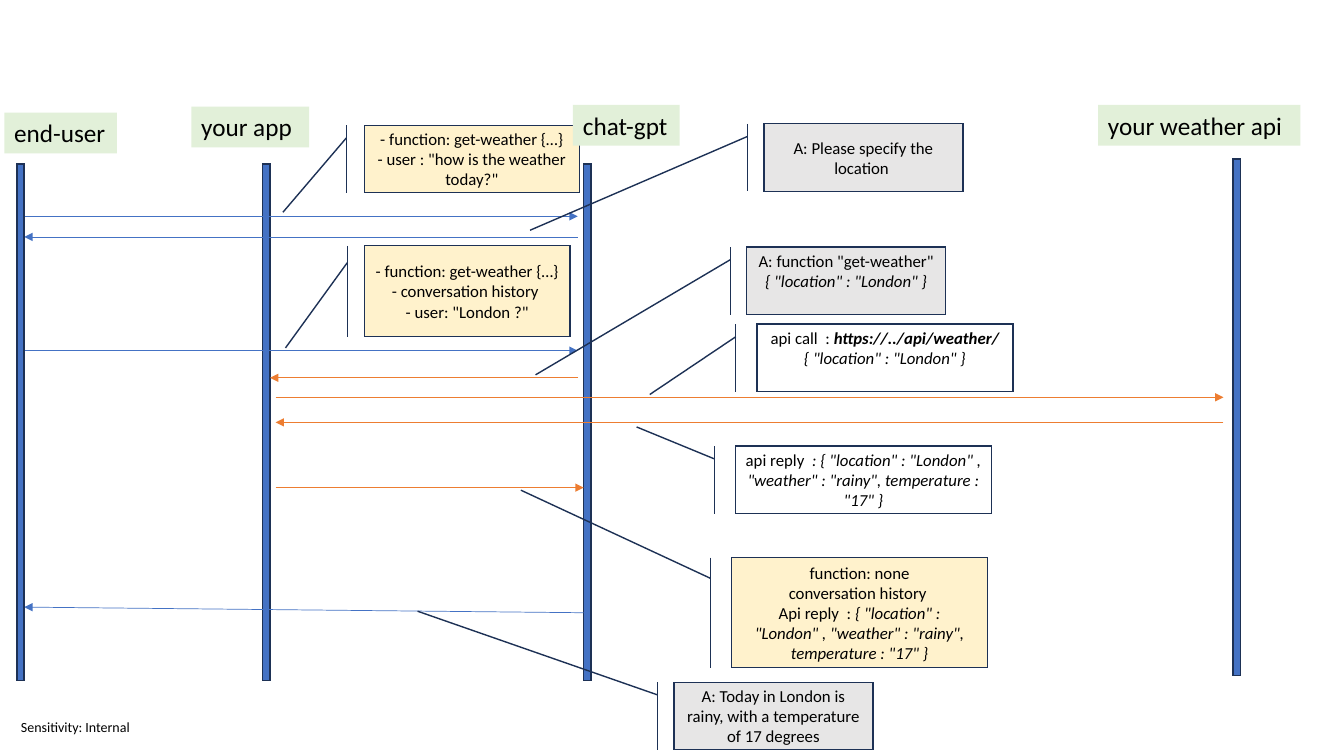
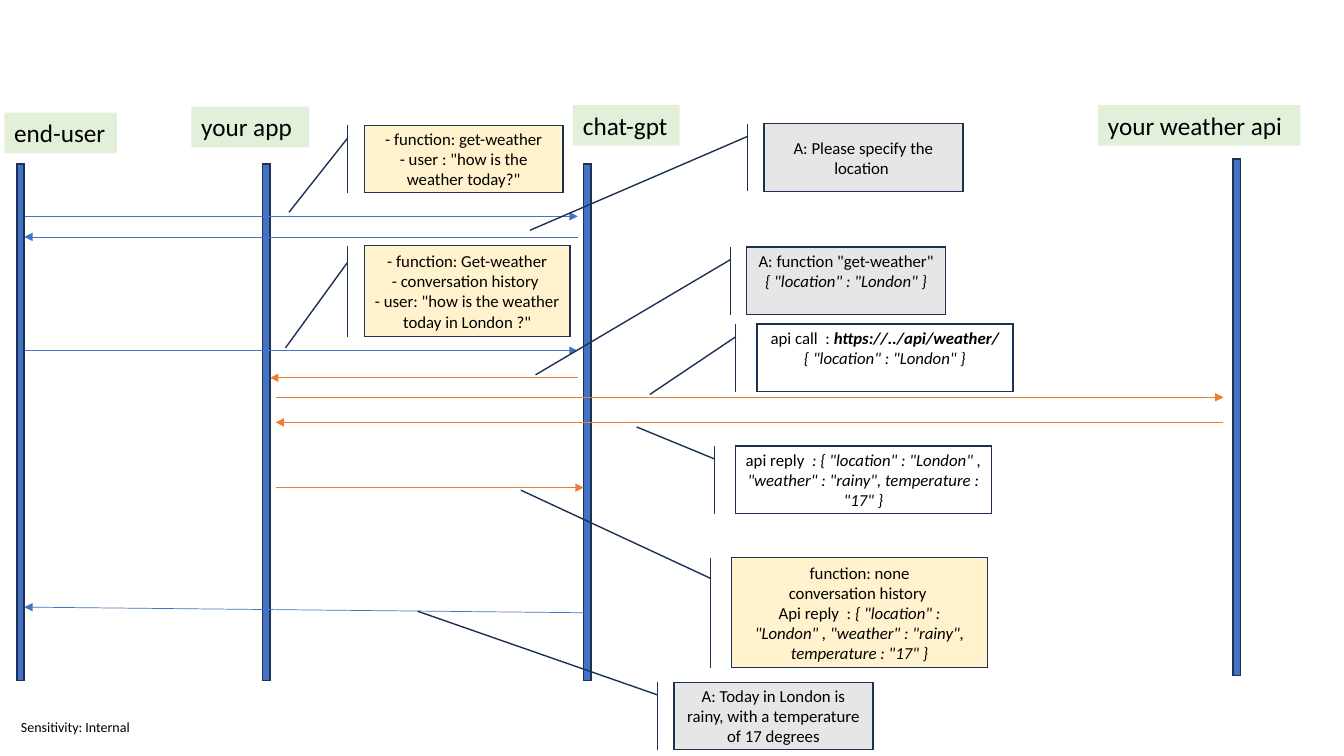
Before and after one commit to sabbadino/function-caling, a slide deck: slide 5 of Function calling.pptx (slide 10 before the commit). Drawn at 1344x756 pixels with LibreOffice and Linux fonts; fonts in the diff are those of the drawing. Boxes give left, top, right and bottom in pixels: in the first picture for what was removed or moved away, otherwise in the second. Text is boxed around its words. In the diff, an @@ line names an element or a change of style, - is before the commit and + after.

```diff
--- a/Function calling.pptx
+++ b/Function calling.pptx
@@ accent border callout "- function: get-weather - user ...": place and size @@
-accent border callout "- function: get-weather - user ..." at (364,125,579,193)
+accent border callout "- function: get-weather - user ..." at (364,125,563,193)
@@ text in accent border callout at (394,133,542,188): text changed @@
-- function: get-weather {…}
-- user : "how is the weather today?"
+- function: get-weather
+- user : "how is the weather today?"
@@ text in accent border callout at (384,255,559,331): text changed @@
-- function: get-weather {…}
-- conversation history
-- user: "London ?"
+- function: Get-weather
+- conversation history
+- user: "how is the weather today in London ?"
```
Also in this commit, not shown: 8 other slides changed, 6 slides removed.
